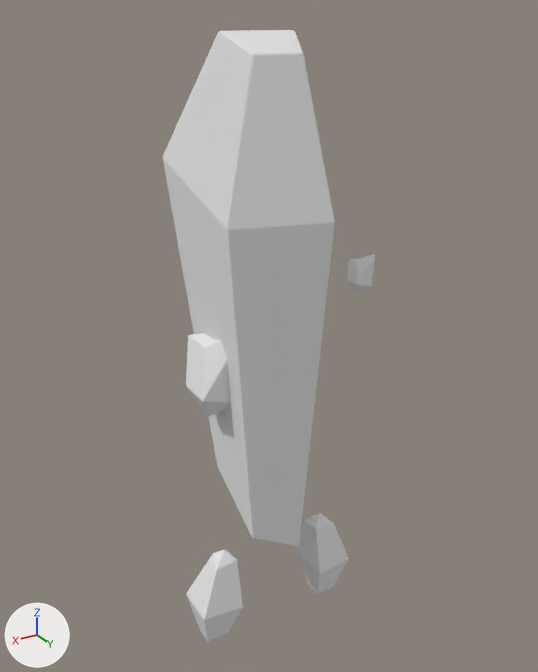
What one commit did to the OBJ model Assets/FBX/Character/Enemies/SM_Patrolio.obj.
Camera for both pictures: a 50 mm lens placed at (4.05, 6.75, 7.61), pointed at (-0.01, -0.01, 4.23). Lighting does not change. The marker at lower left points along +X, +Y and +Z. Where no turn or scale is listed for an object, it has been applied to the vertices.

The first picture shows 'SM_Patrolio'.
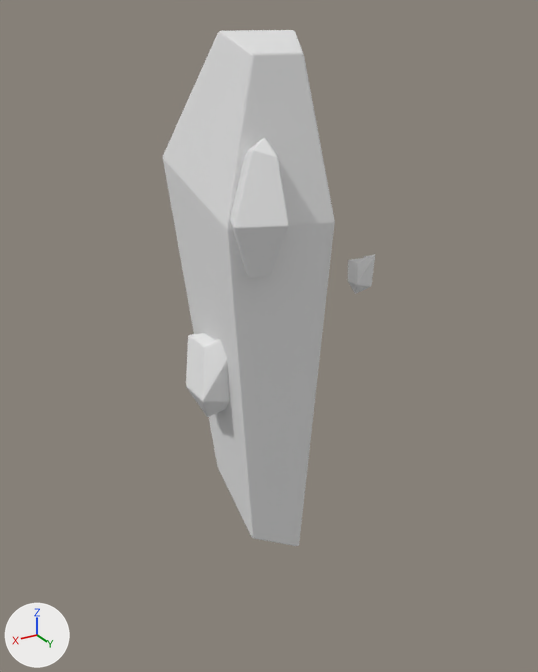
The newer file is also turned or shifted as a whole; pictures and numbers use the older file's frame.

What changed in the scene script:
```text
Change me_sm_patrolio:
    where me_sm_patrolio.from_pydata(...)  # 534 vertices, 538 faces; spans x -1.19..1.22, y -0.83..0.83, z 0.52..7.48
    used by ob_sm_patrolio; location = (0.0, 0.0, 0.0)
    me_sm_patrolio part 1: the loose piece of 109 vertices spanning x 0.72..1.22, y 0.03..0.59, z 0.52..1.8 is turned 68.8 degrees about the z axis through its middle, then moved by (-0.45, 0.39, 4.76)
    me_sm_patrolio part 2: the loose piece of 109 vertices spanning x -0.9..-0.4, y 0.03..0.59, z 0.52..1.8 is deleted
```

Boxes (x1, y1, x2, y2) around the edits, measured in the pictures (538 x 672 px; the box of a moved part takes in the faces that stretch with it):
'SM_Patrolio', reshaped (16% shorter): before (163, 30, 375, 642); after (163, 30, 375, 546)
part 1 of me_sm_patrolio, moved or reshaped: before (186, 550, 243, 642); after (230, 138, 289, 278)
part 2 of me_sm_patrolio, deleted: before (296, 513, 349, 593)
